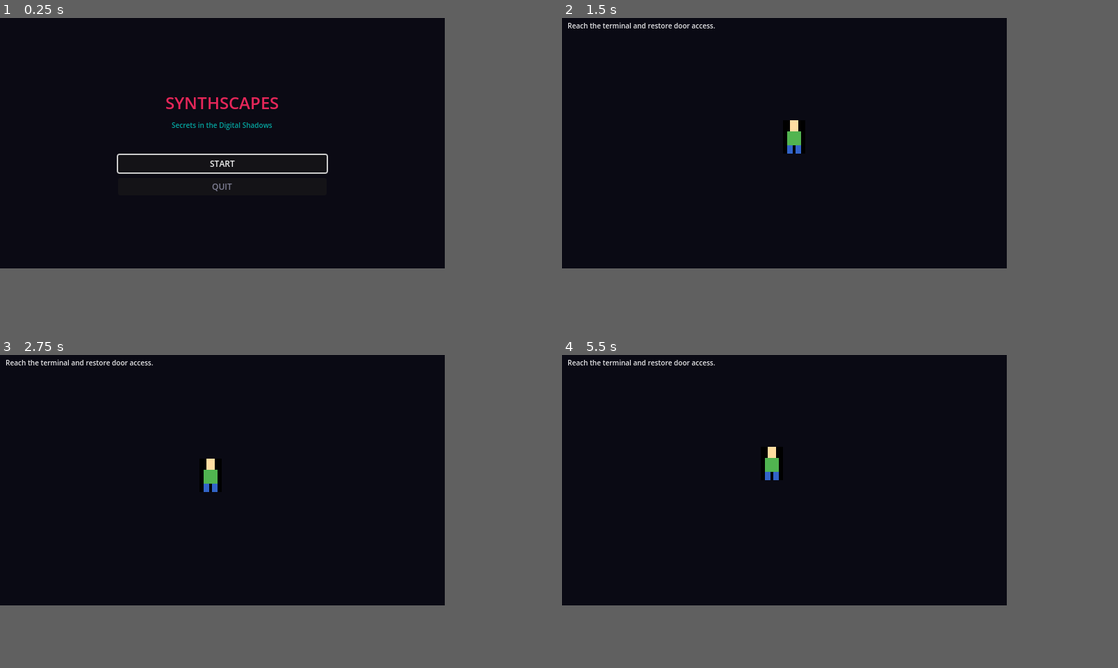
Above: before the commit, frames 1-4 (two rows, left to right).
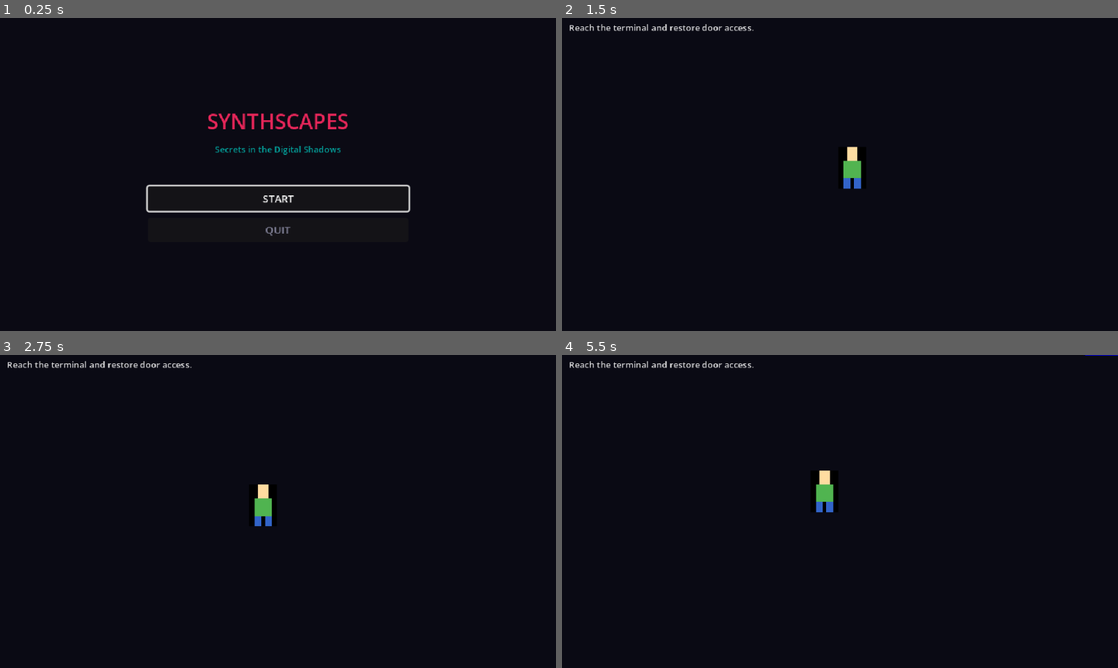
Above: after the commit, the same moments.

Repository: Samylay/synthscapes
Game: Godot game, scene res://scenes/ui/TitleScreen.tscn
Two runs of this game, one before a commit and one after it. Both use one fixed random seed, a clock stepped at 60 frames per second and the inputs below.
Inputs:
- Up to frame 1 (0.25 s): no input
- Up to frame 2 (1.5 s): click "START" at 0.5 s; hold D (move_right) from 1.28 s (still down); hold 1 (choice_1) from 1.28 s (still down)
- Up to frame 3 (2.75 s): tap Enter at 2 s; release D (move_right) at 2.03 s; release 1 (choice_1) at 2.03 s; hold S (move_down) from 2.03 s (still down); tap 2 (choice_2) at 2.1 s
- Up to frame 4 (5.5 s): tap Space at 2.75 s; release S (move_down) at 2.78 s; hold D (move_right) 2.78-3.53 s; hold 3 (choice_3) 2.78-3.53 s; tap Enter at 3.5 s; hold W (move_up) 3.53-4.28 s; tap E (dialogue_advance) at 3.6 s; hold Shift (sprint) 4.28-5.03 s; hold A (move_left) from 4.28 s (still down); tap 1 (choice_1) at 5.1 s
In our replay, the window is 640x360 before the commit and 800x450 after it. These sizes can differ from the game's own. Grey fills any space a smaller window leaves; there, only what the larger window draws over its background counts as a difference.

The runs differ from the first frame. In frame 1, 2.8% of the frame differs, in the area x 21-74%, y 25-70%; in frame 2, 1.0%; in frame 3, 1.0%; in frame 4, 1.1%.

Commit message:
Fix interaction detection, window size, button visibility; add .uid files
- Interactable.gd: switch body_entered → area_entered/area_exited so
  player's InteractionArea (layer 2) is correctly detected by prop zones
- project.godot: initial window 1280×720 so 640×360 viewport is 2× scaled
- TitleScreen/EndScreen: add minimum button size (200×28) for visibility
- Add Godot-generated .uid files for all scripts

Diff:
--- a/project.godot
+++ b/project.godot
@@ -27,6 +27,8 @@
 
 window/size/viewport_width=640
 window/size/viewport_height=360
+window/size/window_width_override=1280
+window/size/window_height_override=720
 window/stretch/mode="canvas_items"
 
 [input]
@@ -91,5 +93,5 @@
 [rendering]
 
 textures/canvas_textures/default_texture_filter=0
+environment/defaults/default_clear_color=Color(0.04, 0.04, 0.08, 1)
 2d/snap/snap_2d_transforms_to_pixel=true
-environment/defaults/default_clear_color=Color(0.04, 0.04, 0.08, 1)
--- a/scenes/ui/EndScreen.tscn
+++ b/scenes/ui/EndScreen.tscn
@@ -64,6 +64,7 @@
 
 [node name="MenuButton" type="Button" parent="VBox"]
 layout_mode = 2
+custom_minimum_size = Vector2(200, 28)
 theme_override_colors/font_color = Color(0, 0.9, 0.85, 1)
 theme_override_colors/font_hover_color = Color(0.8, 0.1, 0.9, 1)
 theme_override_font_sizes/font_size = 12
@@ -71,6 +72,7 @@
 
 [node name="QuitButton" type="Button" parent="VBox"]
 layout_mode = 2
+custom_minimum_size = Vector2(200, 28)
 theme_override_colors/font_color = Color(0.6, 0.6, 0.7, 0.8)
 theme_override_colors/font_hover_color = Color(0.8, 0.1, 0.9, 1)
 theme_override_font_sizes/font_size = 12
--- a/scenes/ui/TitleScreen.tscn
+++ b/scenes/ui/TitleScreen.tscn
@@ -65,6 +65,7 @@
 
 [node name="StartButton" type="Button" parent="VBox"]
 layout_mode = 2
+custom_minimum_size = Vector2(200, 28)
 theme_override_colors/font_color = Color(0, 0.9, 0.85, 1)
 theme_override_colors/font_hover_color = Color(0.8, 0.1, 0.9, 1)
 theme_override_font_sizes/font_size = 12
@@ -72,6 +73,7 @@
 
 [node name="QuitButton" type="Button" parent="VBox"]
 layout_mode = 2
+custom_minimum_size = Vector2(200, 28)
 theme_override_colors/font_color = Color(0.6, 0.6, 0.7, 0.8)
 theme_override_colors/font_hover_color = Color(0.8, 0.1, 0.9, 1)
 theme_override_font_sizes/font_size = 12
--- a/scripts/world/Interactable.gd
+++ b/scripts/world/Interactable.gd
@@ -8,18 +8,21 @@
 @onready var zone: Area2D = $InteractionZone
 
 func _ready() -> void:
-	zone.body_entered.connect(_on_body_entered)
-	zone.body_exited.connect(_on_body_exited)
+	# Player's InteractionArea is on collision_layer=2; zone mask=2 detects it via area_entered.
+	zone.area_entered.connect(_on_area_entered)
+	zone.area_exited.connect(_on_area_exited)
 	# Connect to EventBus so interact() is called when player presses E
 	EventBus.interaction_triggered.connect(_on_interaction_triggered)
 
 
-func _on_body_entered(body: Node2D) -> void:
+func _on_area_entered(area: Area2D) -> void:
+	var body := area.get_parent()
 	if body.has_method("set_interactable"):
 		body.set_interactable(self)
 
 
-func _on_body_exited(body: Node2D) -> void:
+func _on_area_exited(area: Area2D) -> void:
+	var body := area.get_parent()
 	if body.has_method("clear_interactable"):
 		body.clear_interactable()
 
Not shown, added: scripts/dialogue/DialogueManager.gd.uid
Not shown, added: scripts/dialogue/DialogueModels.gd.uid
Not shown, added: scripts/ui/EndScreen.gd.uid
Not shown, added: scripts/ui/HudController.gd.uid
Not shown, added: scripts/ui/TitleScreen.gd.uid
Not shown, added: scripts/world/DialogueScene.gd.uid
Not shown, added: scripts/world/NeonLight.gd.uid
Not shown, added: scripts/world/props/DialogueGate.gd.uid
Not shown, added: scripts/world/props/ExitZone.gd.uid
Not shown, added: scripts/world/props/NpcDialogueInteractable.gd.uid
